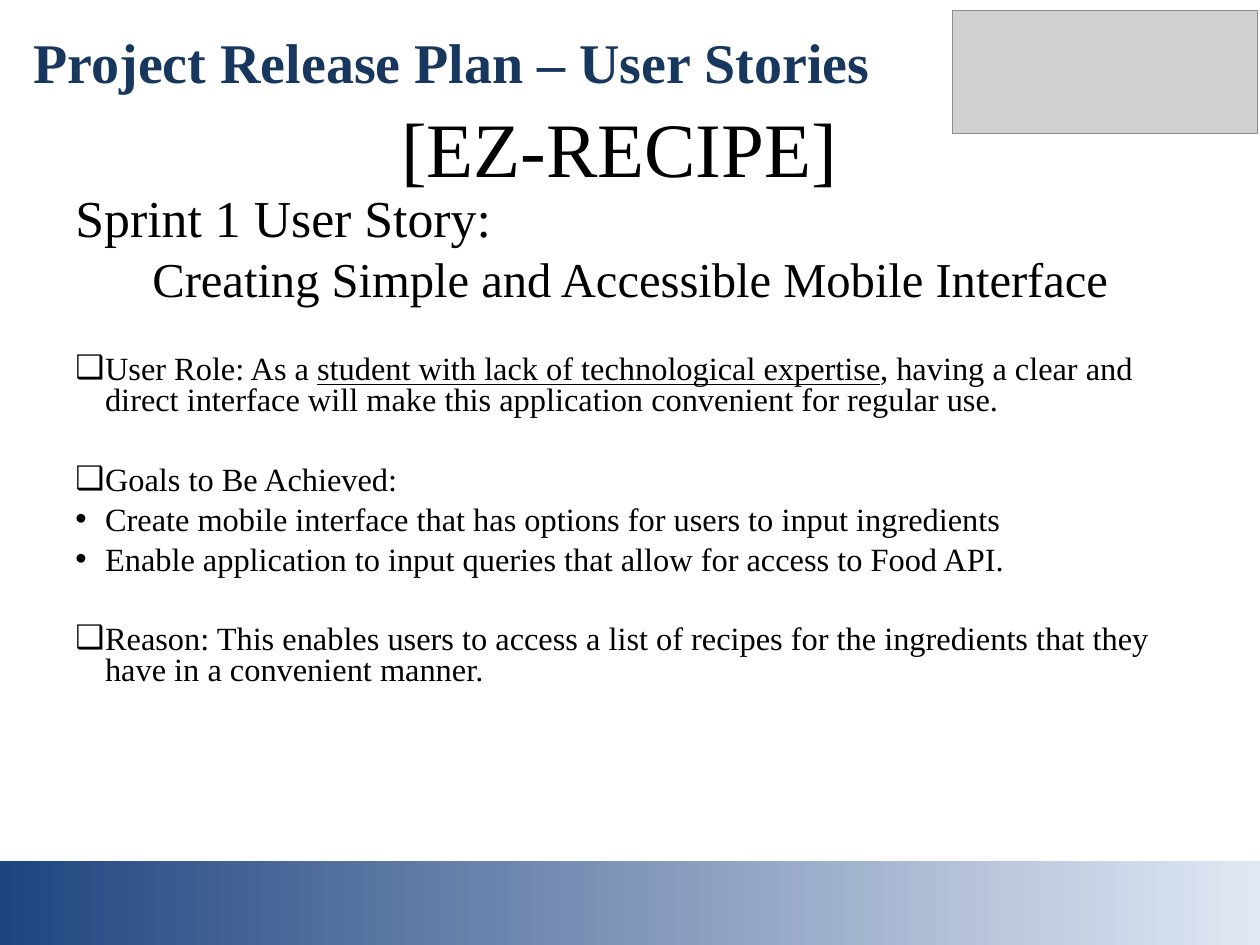
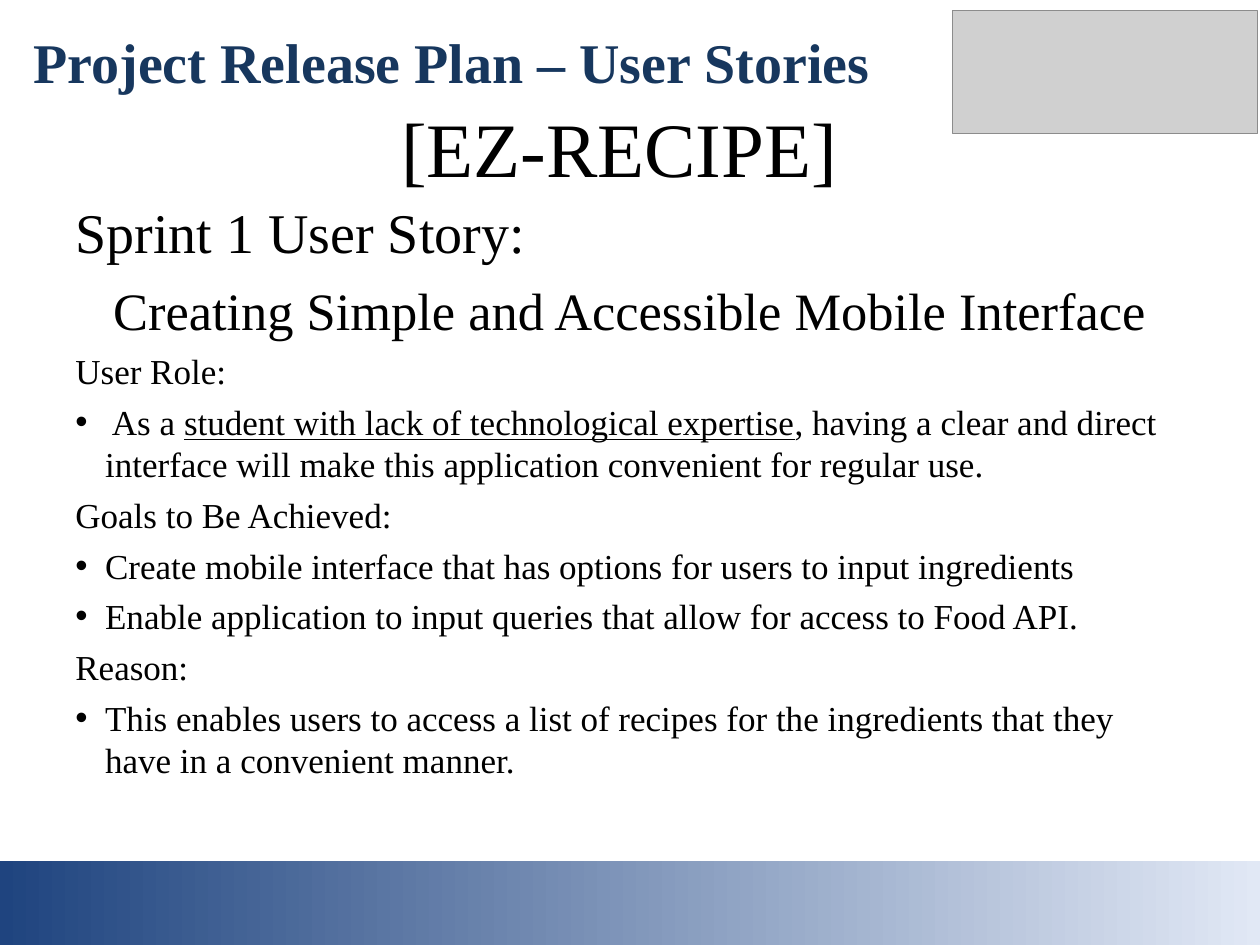
Before and after one commit to ddiannak/ezrecipe, a slide deck: slide 3 of EZ_Recipe.ppt. Drawn at 1260x945 pixels with LibreOffice and Linux fonts; fonts in the diff are those of the drawing; grey boxes stand for pictures. Boxes give left, top, right and bottom in pixels: in the first picture for what was removed or moved away, otherwise in the second. Text is boxed around its words. In the diff, an @@ line names an element or a change of style, - is before the commit and + after.

```diff
--- a/EZ_Recipe.ppt
+++ b/EZ_Recipe.ppt
@@ text at box(75, 216, 1145, 637): size 29.6 to 32 pt in "Sprint 1 User Story:"; size 27.8 to 30 pt in "Creating Simple and Accessible Mobile Interface"; size 18.5 to 20 pt in "Goals to Be Achieved:", "Create mobile interface that has options for ...", "Enable application to input queries that allow ..."; line spacing 0.8 to 1; bullet ❑ to none @@
@@ text at box(75, 359, 1157, 484): text changed; size 18.5 to 20 pt @@
-❑ User Role: As a student with lack of technological expertise, having a clear and direct interface will make this application convenient for regular use.
+User Role:
+• As a student with lack of technological expertise, having a clear and direct interface will make this application convenient for regular use.
@@ text at box(75, 657, 1113, 774): text changed; size 18.5 to 20 pt @@
-❑ Reason: This enables users to access a list of recipes for the ingredients that they have in a convenient manner.
+Reason:
+• This enables users to access a list of recipes for the ingredients that they have in a convenient manner.
```
Also in this commit, not shown: 6 other slides changed.
